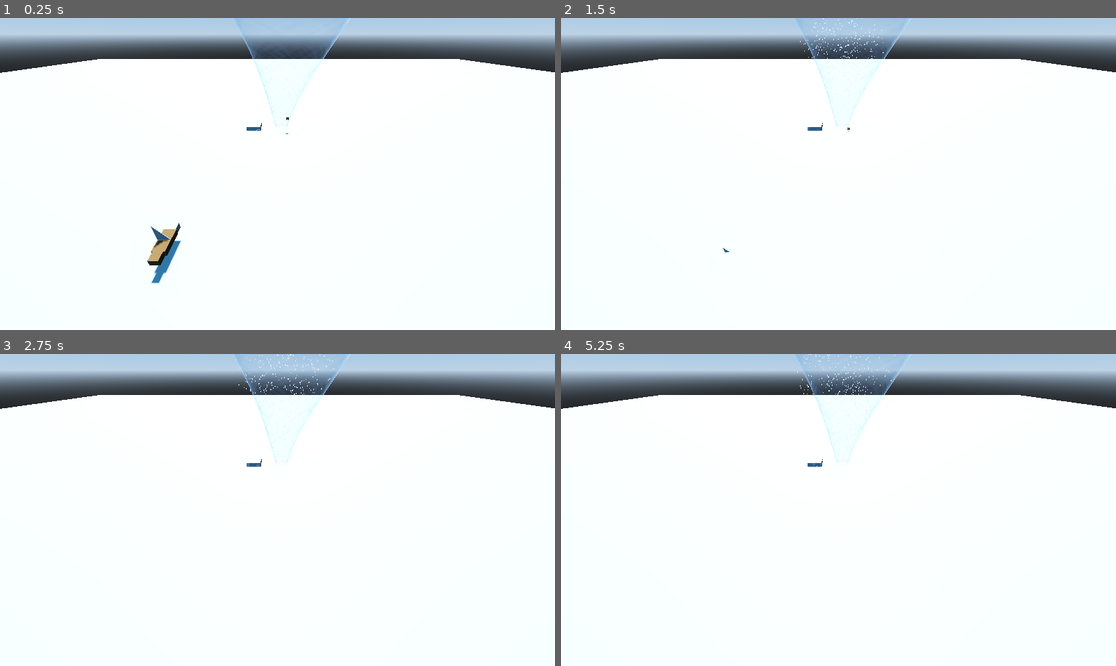
Above: before the commit, frames 1-4 (two rows, left to right).
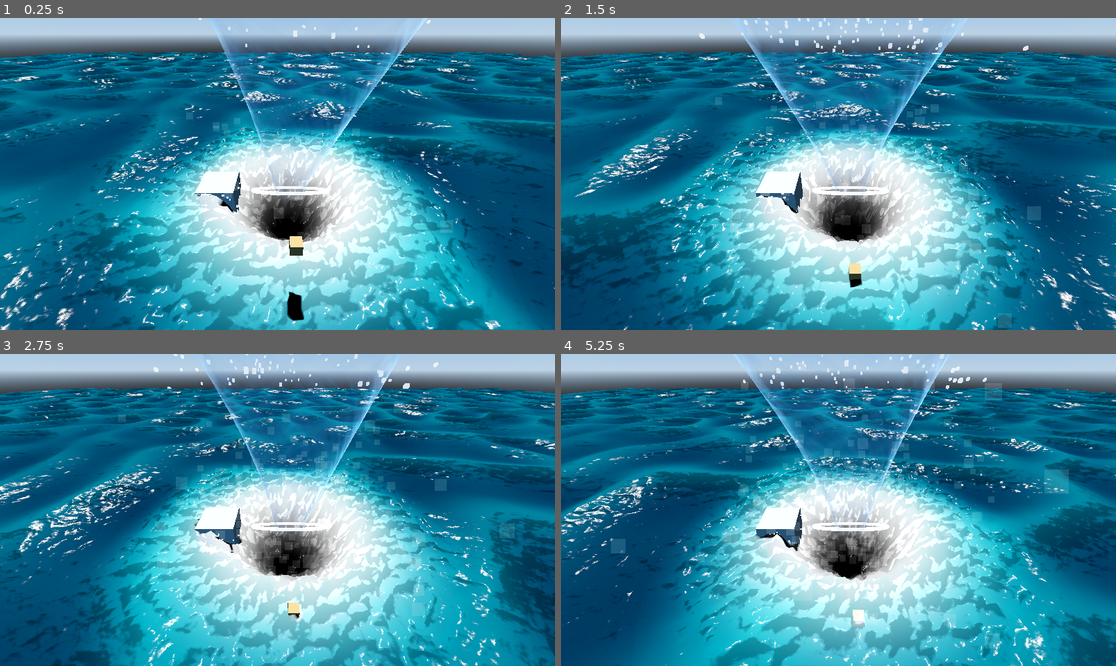
Above: after the commit, the same moments.

Repository: bkttt0429/The-Ember-Archipelago
Game: Godot game, scene res://WaterSystem/Scenes/Tests/WaterTest.tscn
Two runs of this game, one before a commit and one after it. Both use one fixed random seed, a clock stepped at 60 frames per second and the inputs below.
Inputs:
- Up to frame 1 (0.25 s): no input
- Up to frame 2 (1.5 s): no input
- Up to frame 3 (2.75 s): no input
- Up to frame 4 (5.25 s): no input

The runs differ from the first frame. In frame 1, 85% of the frame differs, in the area x 0-100%, y 0-100%; in frame 2, 86%; in frame 3, 85%; in frame 4, 85%.
Error before the commit: Parse Error: Not all code paths return a value. (res://WaterSystem/Core/WaterManager.gd:81)

Commit message:
feat: Implement a new intense water system with a dedicated shader, manager, and comprehensive test scene.

Diff:
--- a/WaterSystem/Core/WaterManager.gd
+++ b/WaterSystem/Core/WaterManager.gd
@@ -100,16 +100,10 @@
 		var theta = polar.y
 
 		# Match Shader UV logic:
-		# float u = r * (1.0 / 20.0);
-		# float v = (theta / (2.0 * PI)) * 4.0 + (sync_time * waterspout_spiral_strength * 0.01);
-		var u = r * (1.0 / 20.0) * 100.0 # Scale up for FastNoiseLite (arbitrary visual matching)
-		# Note: FastNoiseLite frequency is 0.0194 (~1/50).
-
+		var u = r * (1.0 / 20.0) * 100.0
 		var v_scroll = _time * waterspout_spiral_strength * 2.0
 		var v = (theta / (2.0 * PI)) * 400.0 + v_scroll
 
-		# Sample Noise at (u, v)
-		# We map radial coords to noise space
 		var n1_vortex = (noise1.get_noise_2d(u, v) + 1.0) * 0.5
 		var n2_vortex = (noise2.get_noise_2d(u + 50.0, v * 0.9 + 30.0) + 1.0) * 0.5
 
@@ -125,13 +119,7 @@
 
 	var disp = Vector3(0.0, h_final, 0.0)
 
-func _cartesian_to_polar(cartesian: Vector2, center: Vector2) -> Vector2:
-	var rel = cartesian - center
-	var r = rel.length()
-	var theta = atan2(rel.y, rel.x)
-	return Vector2(r, theta)
-
-	# APPLY WATERSPOUT
+	# APPLY WATERSPOUT (Depth)
 	var dist_to_spout = Vector2(p.x, p.z).distance_to(Vector2(waterspout_pos.x, waterspout_pos.z))
 	if dist_to_spout < waterspout_radius:
 		var spout_m = 1.0
@@ -139,3 +127,9 @@
 		disp.y -= depth
 
 	return disp
+
+func _cartesian_to_polar(cartesian: Vector2, center: Vector2) -> Vector2:
+	var rel = cartesian - center
+	var r = rel.length()
+	var theta = atan2(rel.y, rel.x)
+	return Vector2(r, theta)
--- a/WaterSystem/Scenes/Tests/WaterTest.tscn
+++ b/WaterSystem/Scenes/Tests/WaterTest.tscn
@@ -70,7 +70,7 @@
 shadow_enabled = true
 
 [node name="FloatingBox" parent="." instance=ExtResource("5_box")]
-transform = Transform3D(1, 0, 0, 0, 1, 0, 0, 0, 1, 2, 5, 2.9679165)
+transform = Transform3D(1, 0, 0, 0, 1, 0, 0, 0, 1, -0.23555183, 4.999999, 12.801153)
 
 [node name="StylizedShip" parent="." instance=ExtResource("10_ship")]
 transform = Transform3D(1, 0, 0, 0, 1, 0, 0, 0, 1, -18.43615, 2.85338, 51.72168)
@@ -98,4 +98,4 @@
 script = ExtResource("6_detector")
 
 [node name="Camera3D" type="Camera3D" parent="."]
-transform = Transform3D(1, 0, 0, 0, 0.8239777, 0.5666222, 0, -0.5666222, 0.8239777, -1.4164143, 28.536655, 71.32292)
+transform = Transform3D(1, 0, 0, 0, 0.8239777, 0.5666222, 0, -0.5666222, 0.8239777, -1.6862583, 18.445538, 22.7705)
--- a/WaterSystem/VFX/ShaderFiles/64-water-intense.gdshader
+++ b/WaterSystem/VFX/ShaderFiles/64-water-intense.gdshader
@@ -83,6 +83,7 @@
 
 // for proper use, set this to a SubViewport that only draws where it
 uniform sampler2D foam_mask : filter_nearest_mipmap;
+uniform sampler2D vortex_texture : repeat_enable;
 
 uniform float foam_mask_size; // MUST be set to the size of the orthographic foam mask camera's size
 uniform vec2 foam_mask_offset = vec2(0, 0); // used to adjust for errors in the foam lineup
